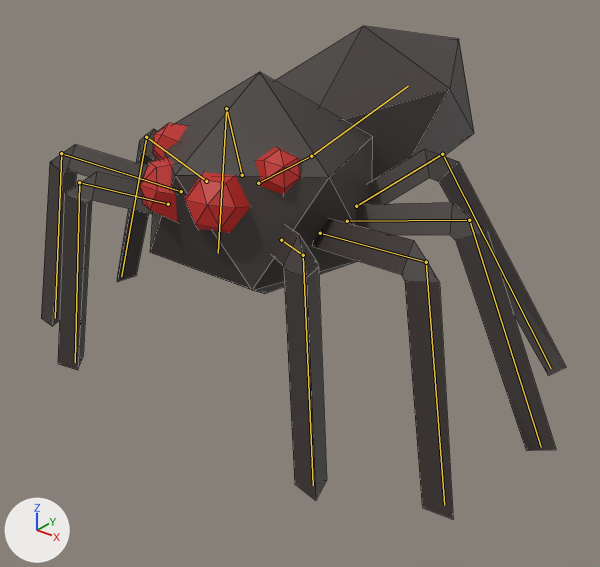
The Blender file gadot-project-game-off-2024/Assets/Characters/Spider/Spider.blend, before and after one commit.
One viewpoint serves both versions: a camera (50 mm lens) standing at (1.98, -2.24, 1.82) and looking at (0.06, 0.15, 0.33). The lights are fixed; the arrows at lower left show +X, +Y and +Z. The bones that bend it are drawn over the model as lines. Mesh edges are drawn as thin lines.

The first picture shows 'Spider'.
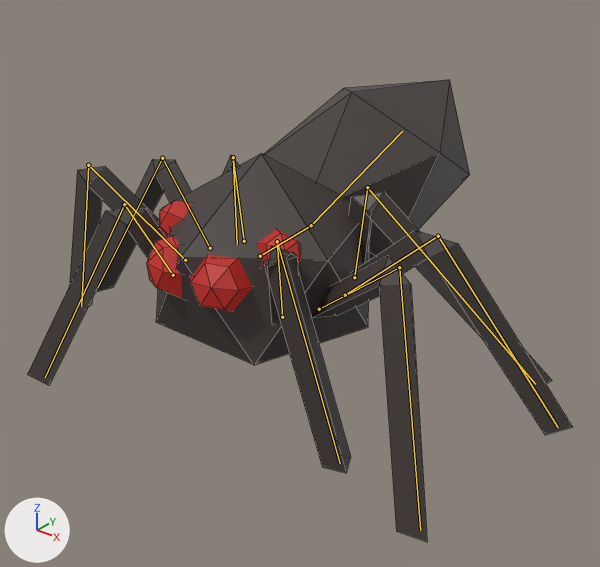
The newer file adds an action. The first version stands in its rest pose; the second is drawn at frame 6 of the action 'WalkWindup'.

Where the change shows, as pixel boxes (x1, y1, x2, y2) in the pictures (600 x 567 px):
'Spider', posed (6% shorter): before (41, 26, 566, 519); after (27, 80, 573, 542)
bone 'Head', root to tip: before (258, 183) to (311, 156); after (260, 256) to (311, 225)
bone 'Thorax', root to tip: before (311, 156) to (408, 86); after (311, 225) to (402, 131)

The change in detail:
Bone 'Head' (bone_head) moves from (0.0, 0.0, 0.0) to (0.0, -0.023, -0.298).
Bone 'Thorax' (bone_thorax) turns from (0, 0, 0) to (8, 0, 0) degrees about its own x, y and z.
Bone 'FrontLegIKTarget.L' (bone_frontlegiktarget_l) moves from (0.0, 0.0, 0.0) to (-0.109, -0.092, -0.048).
Bone 'FrontMidLegIKTarget.L' (bone_frontmidlegiktarget_l) moves from (0.0, 0.0, 0.0) to (0.102, 0.042, 0.102).
Bone 'RearMidLegIKTarget.L' (bone_rearmidlegiktarget_l) moves from (0.0, 0.0, 0.0) to (-0.052, 0.025, -0.139).
Bone 'RearLegIKTarget.L' (bone_rearlegiktarget_l) moves from (0.0, 0.0, 0.0) to (-0.015, -0.09, 0.119).
Bone 'FrontLegIKTarget.R' (bone_frontlegiktarget_r) moves from (0.0, 0.0, 0.0) to (-0.018, 0.092, 0.117).
Bone 'FrontMidLegIKTarget.R' (bone_frontmidlegiktarget_r) moves from (0.0, 0.0, 0.0) to (-0.032, -0.042, -0.14).
Bone 'RearMidLegIKTarget.R' (bone_rearmidlegiktarget_r) moves from (0.0, 0.0, 0.0) to (0.096, -0.025, 0.112).
Bone 'RearLegIKTarget.R' (bone_rearlegiktarget_r) moves from (0.0, 0.0, 0.0) to (-0.117, 0.09, -0.029).
